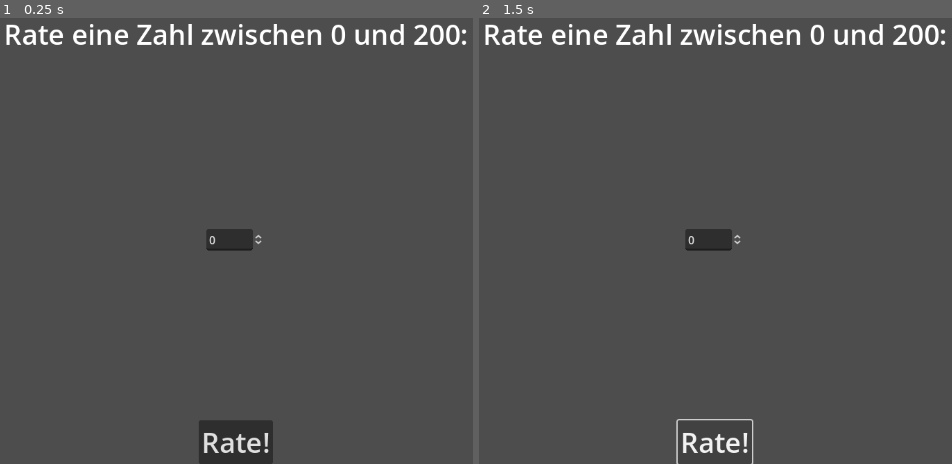
Above: before the commit, frames 1-2 (left to right).
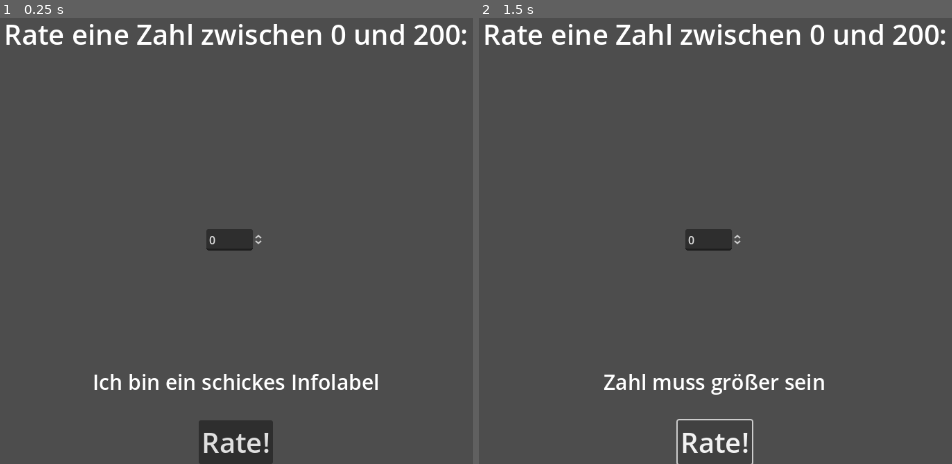
Above: after the commit, the same moments.

Repository: teachingCS/WahlkursGodot
Game: Godot game, scene res://ratespiel.tscn
Two runs of this game, one before a commit and one after it. Both use one fixed random seed, a clock stepped at 60 frames per second and the inputs below. The project has no main scene, so this scene is started directly.
Inputs:
- Up to frame 1 (0.25 s): no input
- Up to frame 2 (1.5 s): click "Rate!" at 0.5 s; click "Rate!" at 1.25 s

The runs differ from the first frame. In frame 1, 0.9% of the frame differs, in the area x 19-80%, y 79-84%; in frame 2, 0.7%.

Commit message:
Abschluss Ratespiel

Diff:
--- a/Ratespiel/project.godot
+++ b/Ratespiel/project.godot
@@ -11,6 +11,7 @@
 [application]
 
 config/name="Ratespiel"
+config/tags=PackedStringArray("wahlkurs")
 config/features=PackedStringArray("4.1", "GL Compatibility")
 config/icon="res://icon.svg"
 
--- a/Ratespiel/ratespiel.gd
+++ b/Ratespiel/ratespiel.gd
@@ -19,6 +19,10 @@
 	guessed_number = $SpinBox.value
 	# Vergleiche die computerzahl  mit der geratenen Zahl
 	if (computer_number == guessed_number):
-		print("richtig!")
-	else:
-		print("falsch")
+		$Infolabel.text = "richtig"
+	elif (computer_number > guessed_number):
+		$Infolabel.text = "Zahl muss größer sein"
+		print("Zahl muss größer sein")
+	elif (computer_number < guessed_number):
+		$Infolabel.text = "Zahl muss kleiner sein"
+		print("Zahl muss kleiner sein")
--- a/Ratespiel/ratespiel.tscn
+++ b/Ratespiel/ratespiel.tscn
@@ -53,4 +53,20 @@
 theme_override_font_sizes/font_size = 40
 text = "Rate!"
 
+[node name="Infolabel" type="Label" parent="."]
+layout_mode = 1
+anchors_preset = 7
+anchor_left = 0.5
+anchor_top = 1.0
+anchor_right = 0.5
+anchor_bottom = 1.0
+offset_left = -20.0
+offset_top = -140.0
+offset_right = 20.0
+offset_bottom = -85.0
+grow_horizontal = 2
+grow_vertical = 0
+theme_override_font_sizes/font_size = 30
+text = "Ich bin ein schickes Infolabel"
+
 [connection signal="pressed" from="Button" to="." method="_on_button_pressed"]
